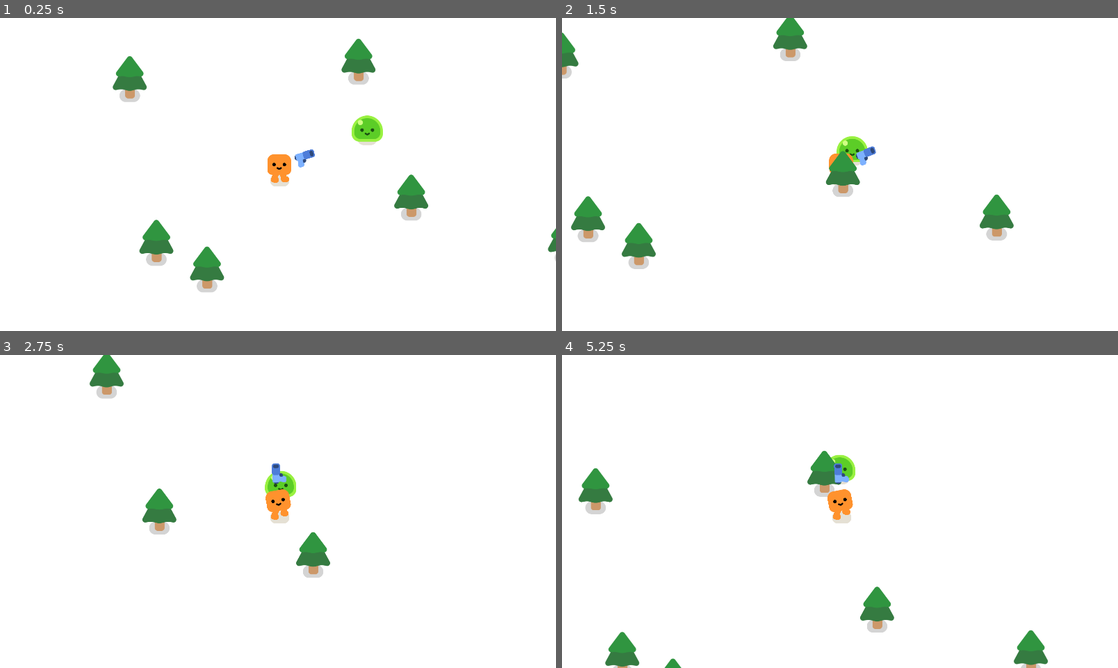
Above: before the commit, frames 1-4 (two rows, left to right).
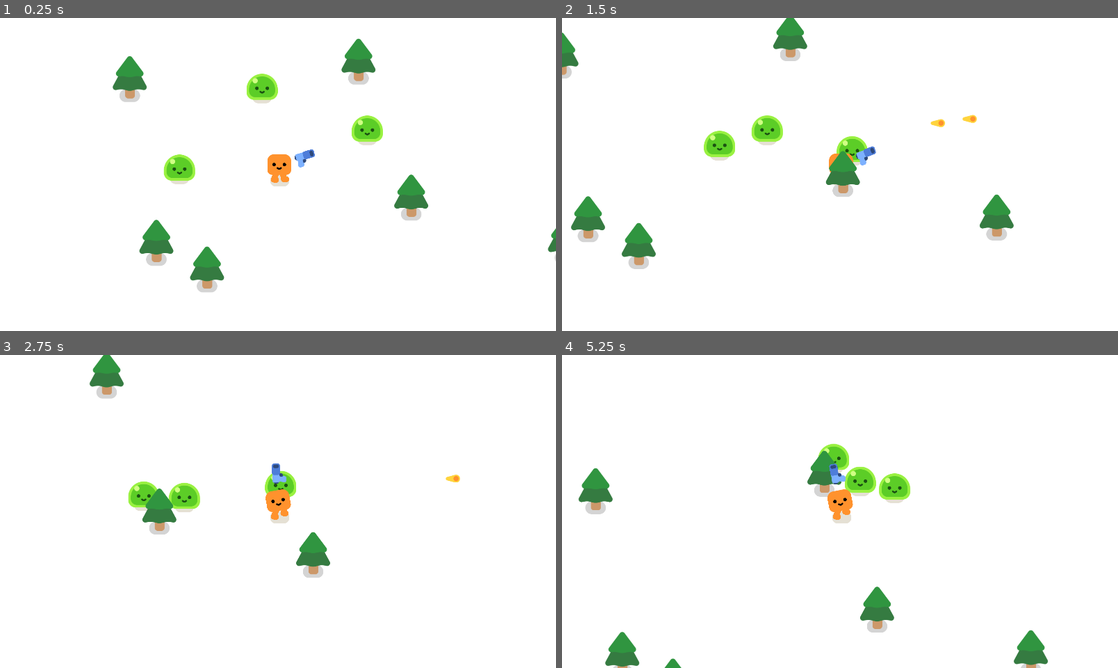
Above: after the commit, the same moments.

Repository: j-j4y/game_dev
Game: Godot game, scene res://seals_game.tscn
The game is run twice, just before and just after one commit, with the same random seed, the same clock (stepped at 60 frames per second) and the same inputs.
Inputs:
- Up to frame 1 (0.25 s): no input
- Up to frame 2 (1.5 s): hold D (move_right) 0.53-1.28 s; hold S (move_down) from 1.28 s (still down)
- Up to frame 3 (2.75 s): release S (move_down) at 2.03 s; hold D (move_right) from 2.03 s (still down)
- Up to frame 4 (5.25 s): release D (move_right) at 2.78 s; hold W (move_up) 2.78-3.53 s; hold A (move_left) 3.53-5.03 s; hold S (move_down) from 5.03 s (still down)

The runs differ from the first frame. In frame 1, 0.9% of the frame differs, in the area x 29-50%, y 17-54%; in frame 2, 1.0%; in frame 3, 0.8%; in frame 4, 1.2%, in the area x 46-63%, y 28-48%.

Commit message:
added basic shooting

Diff:
--- /dev/null
+++ b/2d-project-assets/bullet.gd
@@ -0,0 +1,18 @@
+extends Area2D
+
+var travel_distance = 0
+func _physics_process(delta):
+	const SPEED = 1000
+	const RANGE = 1200
+	var direction = Vector2.RIGHT.rotated(rotation)
+	position += direction * SPEED * delta
+
+	travel_distance += SPEED * delta
+	if travel_distance  > RANGE:
+		queue_free()
+
+
+func _on_body_entered(body):
+	queue_free()
+	if body.has_method("take_damage"):
+		body.take_damage
--- /dev/null
+++ b/2d-project-assets/bullet.tscn
@@ -0,0 +1,22 @@
+[gd_scene format=3 uid="uid://b5ixw66oaedki"]
+
+[ext_resource type="Script" uid="uid://cfjvwhypwf5h5" path="res://bullet.gd" id="1_v8qja"]
+[ext_resource type="Texture2D" uid="uid://bd4rrqj72amnx" path="res://pistol/projectile.png" id="2_t4vbm"]
+
+[sub_resource type="CircleShape2D" id="CircleShape2D_nwoa8"]
+radius = 19.026299
+
+[node name="Bullet" type="Area2D" unique_id=1136376423]
+top_level = true
+collision_layer = 0
+collision_mask = 3
+script = ExtResource("1_v8qja")
+
+[node name="Projectile" type="Sprite2D" parent="." unique_id=435508119]
+texture = ExtResource("2_t4vbm")
+
+[node name="CollisionShape2D" type="CollisionShape2D" parent="." unique_id=809477365]
+position = Vector2(10, 0)
+shape = SubResource("CircleShape2D_nwoa8")
+
+[connection signal="body_entered" from="." to="." method="_on_body_entered"]
--- a/2d-project-assets/enemy.tscn
+++ b/2d-project-assets/enemy.tscn
@@ -8,6 +8,7 @@
 
 [node name="enemy" type="CharacterBody2D" unique_id=108647496]
 collision_layer = 2
+collision_mask = 3
 script = ExtResource("1_4gyqm")
 
 [node name="Slime" parent="." unique_id=2008890567 instance=ExtResource("1_7k104")]
--- a/2d-project-assets/gun.gd
+++ b/2d-project-assets/gun.gd
@@ -6,3 +6,15 @@
 	if enemies_in_range.size() > 0:
 		var target_enemy = enemies_in_range.front()
 		look_at(target_enemy.global_position)
+
+
+func shoot():
+	const BULLET = preload("res://bullet.tscn")
+	var new_bullet = BULLET.instantiate()
+	new_bullet.global_position = %ShootingPoint.global_position
+	%ShootingPoint.add_child(new_bullet)
+
+
+
+func _on_timer_timeout() -> void:
+	shoot()
--- a/2d-project-assets/gun.tscn
+++ b/2d-project-assets/gun.tscn
@@ -21,4 +21,11 @@
 texture = ExtResource("1_vk1bi")
 
 [node name="ShootingPoint" type="Marker2D" parent="WeaponPivot/Pistol" unique_id=1866251452]
+unique_name_in_owner = true
 position = Vector2(25, -10)
+
+[node name="Timer" type="Timer" parent="." unique_id=809885778]
+wait_time = 0.3
+autostart = true
+
+[connection signal="timeout" from="Timer" to="." method="_on_timer_timeout"]
--- a/2d-project-assets/seals_game.tscn
+++ b/2d-project-assets/seals_game.tscn
@@ -37,3 +37,9 @@
 
 [node name="enemy" parent="." unique_id=108647496 instance=ExtResource("3_sr4e8")]
 position = Vector2(1176, 427)
+
+[node name="enemy2" parent="." unique_id=1287857351 instance=ExtResource("3_sr4e8")]
+position = Vector2(383, 592)
+
+[node name="enemy3" parent="." unique_id=1017815904 instance=ExtResource("3_sr4e8")]
+position = Vector2(728, 237)
Not shown, added: 2d-project-assets/bullet.gd.uid
